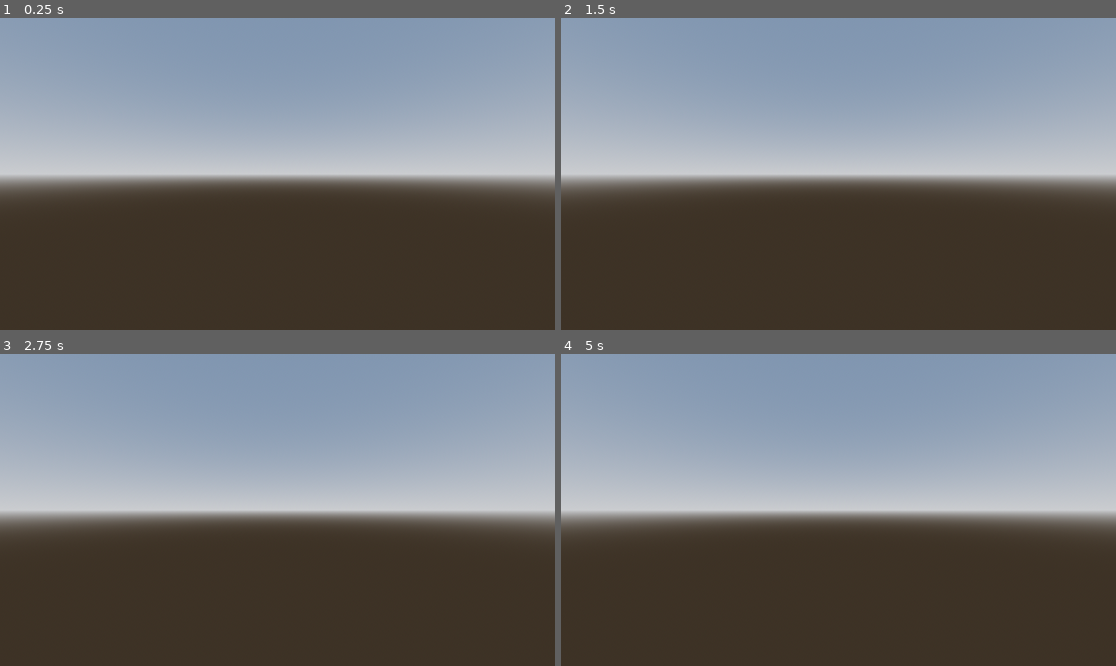
Above: before the commit, frames 1-4 (two rows, left to right).
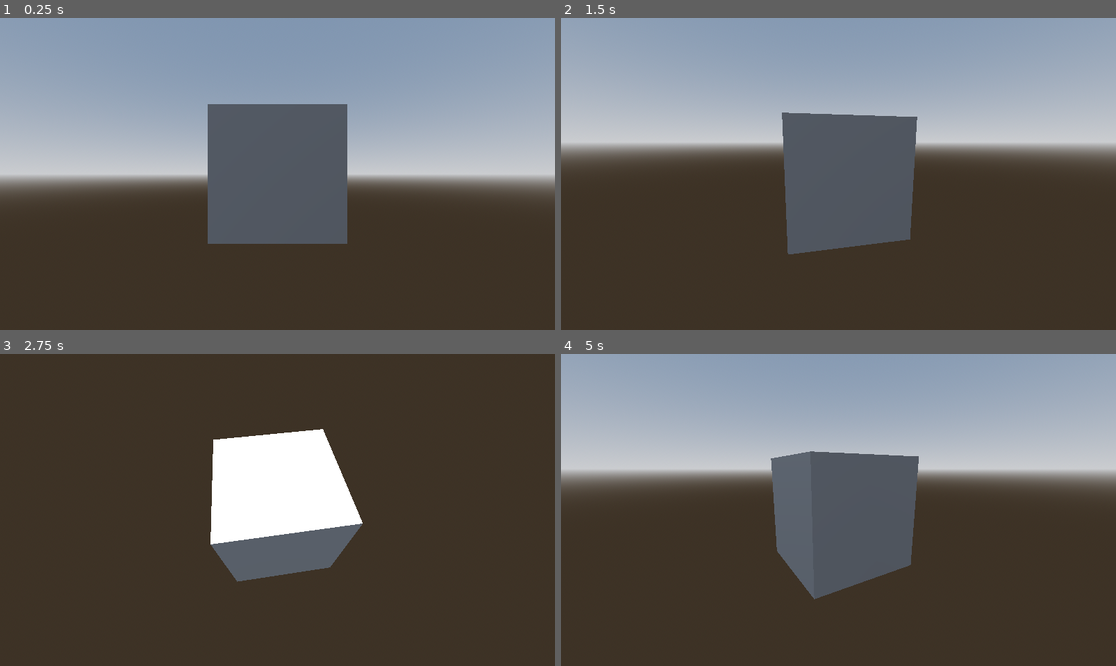
Above: after the commit, the same moments.

Repository: XpolioN2005/factorio-stack
Game: Godot game, scene res://test/test.tscn
Same seed, same stepped clock (60 frames per second), same inputs: the game is played once before the commit and once after it.
Inputs (mouse positions are in pixels of both pictures, inside the frame that each line leads up to):
- Up to frame 1 (0.25 s): no input
- Up to frame 2 (1.5 s): move the mouse to (960, 158) at 0.52 s; click (960, 158) at 0.67 s; tap Enter at 1.25 s; drag from (727, 189) to (810, 236) at 1.27 s
- Up to frame 3 (2.75 s): move the mouse to (333, 441) at 2.02 s; click (333, 441) at 2.17 s
- Up to frame 4 (5 s): tap Space at 2.75 s; drag from (810, 572) to (672, 463) at 2.77 s; move the mouse to (1005, 556) at 3.52 s; click (1005, 556) at 3.67 s; tap Enter at 4.25 s; drag from (672, 463) to (755, 432) at 4.27 s

The runs differ from the first frame. In frame 1, 11% of the frame differs, in the area x 37-63%, y 27-73%; in frame 2, 24%; in frame 3, 59%, in the area x 0-100%, y 0-74%; in frame 4, 33%.

Commit message:
feat: Add camera pitch control and mouse wheel zoom

Diff:
--- a/Functional/Camera/camera_controller.gd
+++ b/Functional/Camera/camera_controller.gd
@@ -23,6 +23,8 @@
 @export_category("Limits")
 @export var min_pan_y: float = 0.0
 @export var max_pan_y: float = 5.0
+@export var min_pitch: float = -1.2
+@export var max_pitch: float = -0.2
 @export var min_zoom: float = 2.0
 @export var max_zoom: float = 15.0
 
@@ -36,6 +38,7 @@
 var camera_mode: GameManeger.CameraMode = GameManeger.CameraMode.MOVE_XZ
 
 var target_pos: Vector3
+var target_rot_x: float
 var target_rot_y: float
 var target_zoom: float
 
@@ -49,6 +52,7 @@
 
 func _ready() -> void:
 	target_pos = anchore.position
+	target_rot_x = anchore.rotation.x
 	target_rot_y = anchore.rotation.y
 	target_zoom = mainCamera.position.z
 
@@ -63,7 +67,19 @@
 		return
 
 	if event is InputEventMouseButton:
-		_handle_button(event as InputEventMouseButton)
+		var mb := event as InputEventMouseButton
+
+		# Mouse wheel zoom
+		if can_zoom and mb.pressed:
+			if mb.button_index == MOUSE_BUTTON_WHEEL_UP:
+				target_zoom = clamp(target_zoom - zoom_speed, min_zoom, max_zoom)
+				return
+			elif mb.button_index == MOUSE_BUTTON_WHEEL_DOWN:
+				target_zoom = clamp(target_zoom + zoom_speed, min_zoom, max_zoom)
+				return
+
+		_handle_button(mb)
+
 
 	elif event is InputEventMouseMotion:
 		_handle_motion(event as InputEventMouseMotion)
@@ -132,6 +148,9 @@
 				return
 
 			target_rot_y -= delta.x * rotate_speed
+			target_rot_x -= delta.y * rotate_speed
+			target_rot_x = clamp(target_rot_x, min_pitch, max_pitch)
+
 
 # -------- RAYCAST --------
 
@@ -153,11 +172,9 @@
 func _process(_delta: float) -> void:
 	anchore.position = anchore.position.lerp(target_pos, pan_smooth)
 
-	anchore.rotation.y = lerp_angle(
-		anchore.rotation.y,
-		target_rot_y,
-		rotate_smooth
-	)
+	anchore.rotation.x = lerp(anchore.rotation.x, target_rot_x, rotate_smooth)
+	anchore.rotation.y = lerp_angle(anchore.rotation.y, target_rot_y, rotate_smooth)
+
 
 	target_zoom = clamp(target_zoom, min_zoom, max_zoom)
 	mainCamera.position.z = lerp(mainCamera.position.z, target_zoom, zoom_smooth)
--- a/test/test.tscn
+++ b/test/test.tscn
@@ -1,7 +1,6 @@
 [gd_scene format=3 uid="uid://bj3hn32e5lr2d"]
 
 [ext_resource type="PackedScene" uid="uid://6ffyfeuev41v" path="res://Functional/Camera/camera_controller.tscn" id="1_syuel"]
-[ext_resource type="PackedScene" uid="uid://dcmo8e5tlqlx" path="res://Functional/Grid/base_grid.tscn" id="2_8a8pi"]
 
 [sub_resource type="ProceduralSkyMaterial" id="ProceduralSkyMaterial_8a8pi"]
 sky_horizon_color = Color(0.66224277, 0.6717428, 0.6867428, 1)
@@ -15,12 +14,12 @@
 sky = SubResource("Sky_65205")
 tonemap_mode = 2
 
+[sub_resource type="BoxMesh" id="BoxMesh_syuel"]
+
 [node name="test" type="Node3D" unique_id=1149646514]
 
 [node name="CameraController" parent="." unique_id=1929181841 instance=ExtResource("1_syuel")]
-
-[node name="BaseGrid" parent="." unique_id=65609805 instance=ExtResource("2_8a8pi")]
-height = 0
+camera_mode = 2
 
 [node name="env" type="Node3D" parent="." unique_id=1194187143]
 
@@ -30,3 +29,6 @@
 [node name="DirectionalLight3D" type="DirectionalLight3D" parent="env" unique_id=952943777]
 transform = Transform3D(-0.8660254, -0.43301278, 0.25, 0, 0.49999997, 0.86602545, -0.50000006, 0.75, -0.43301266, 0, 0, 0)
 shadow_enabled = true
+
+[node name="MeshInstance3D" type="MeshInstance3D" parent="." unique_id=1927610564]
+mesh = SubResource("BoxMesh_syuel")
